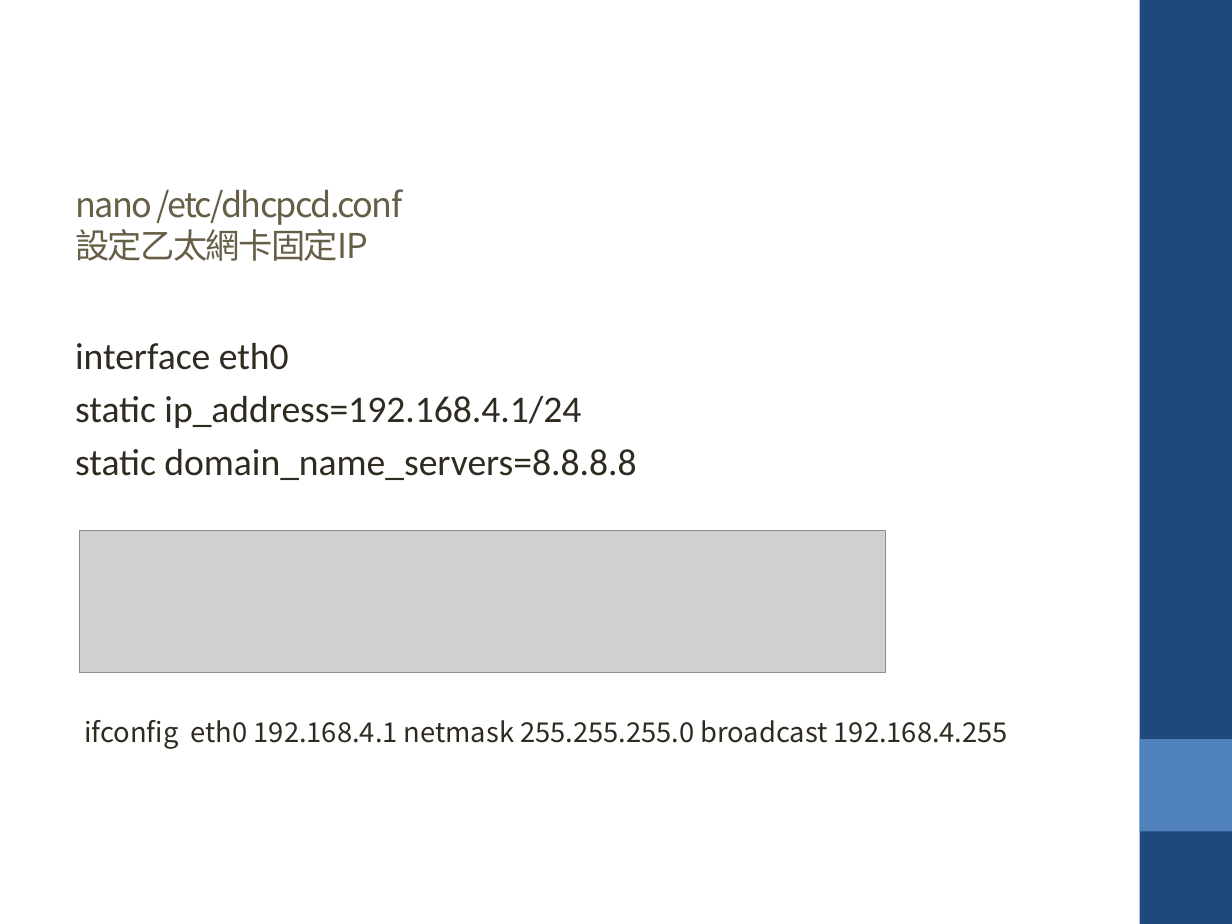
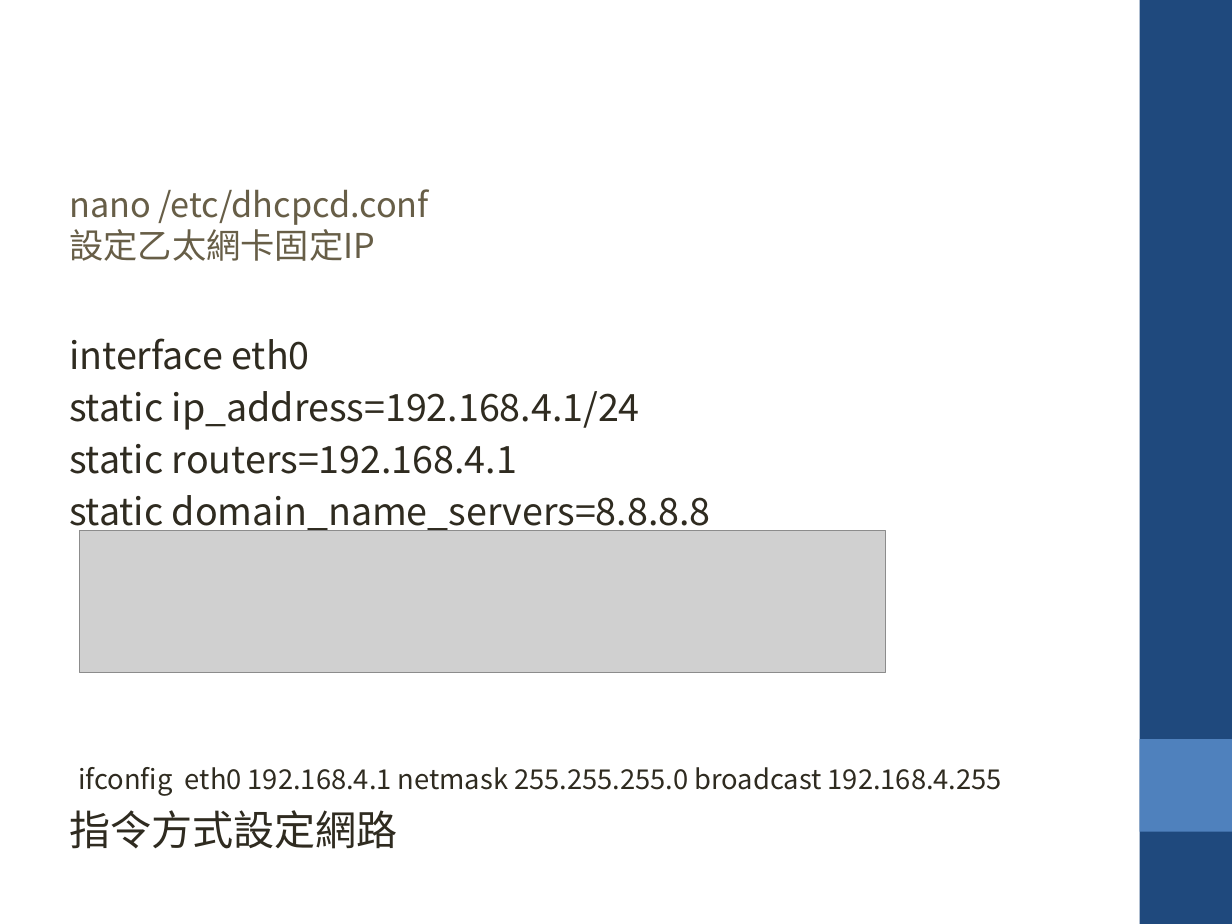
Before and after one commit to krnick/AP_MODE, a slide deck: slide 16 of 設定wifi ap_repeater.pptx (slide 15 before the commit). Drawn at 1232x924 pixels with LibreOffice and Linux fonts; fonts in the diff are those of the drawing; grey boxes stand for pictures. Boxes give left, top, right and bottom in pixels: in the first picture for what was removed or moved away, otherwise in the second. Text is boxed around its words. In the diff, an @@ line names an element or a change of style, - is before the commit and + after.

```diff
--- a/設定wifi ap_repeater.pptx
+++ b/設定wifi ap_repeater.pptx
@@ text "nano /etc/dhcpcd.conf 設定乙太網卡固定IP" at [69, 189, 429, 261]: letter spacing -1 to 0 pt @@
@@ text at [69, 338, 1002, 796]: font Calibri to Noto Sans CJK SC in "interface eth0", "static ip_address=192.168.4.1/24", "static domain_name_servers=8.8.8.8" @@
@@ text at [69, 444, 517, 474]: paragraph added @@
+static routers=192.168.4.1
@@ text at [69, 810, 398, 849]: paragraph added @@
+指令方式設定網路
```
Also in this commit, not shown: 17 other slides changed, 1 slide added, 1 other file.
